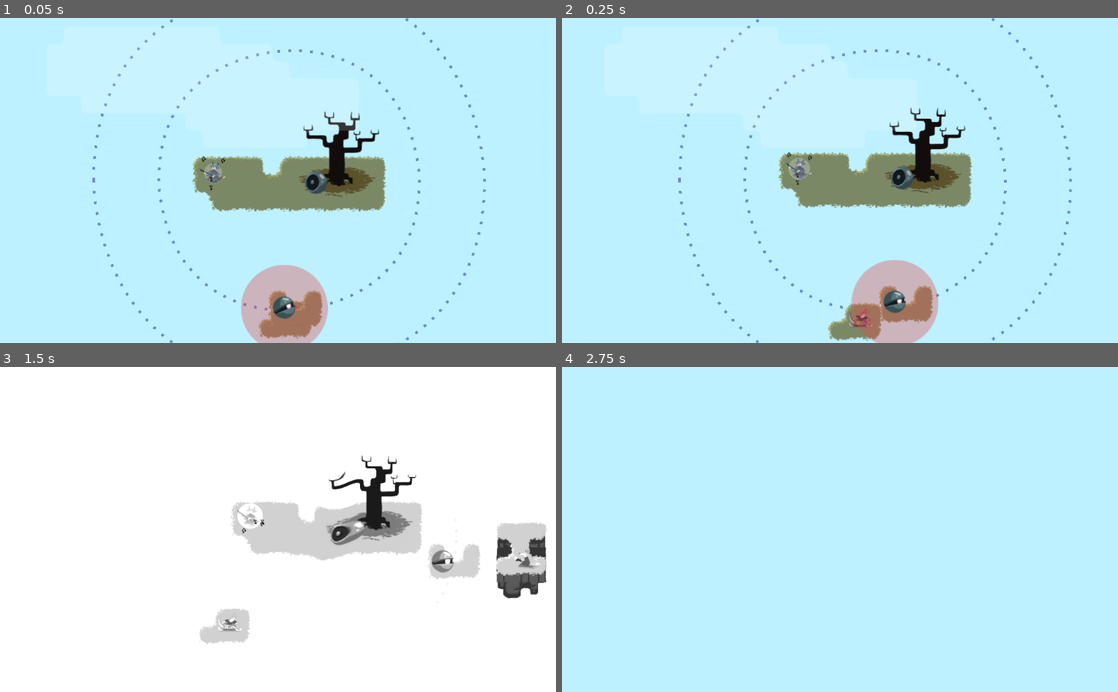
Above: before the commit, frames 1-4 (two rows, left to right).
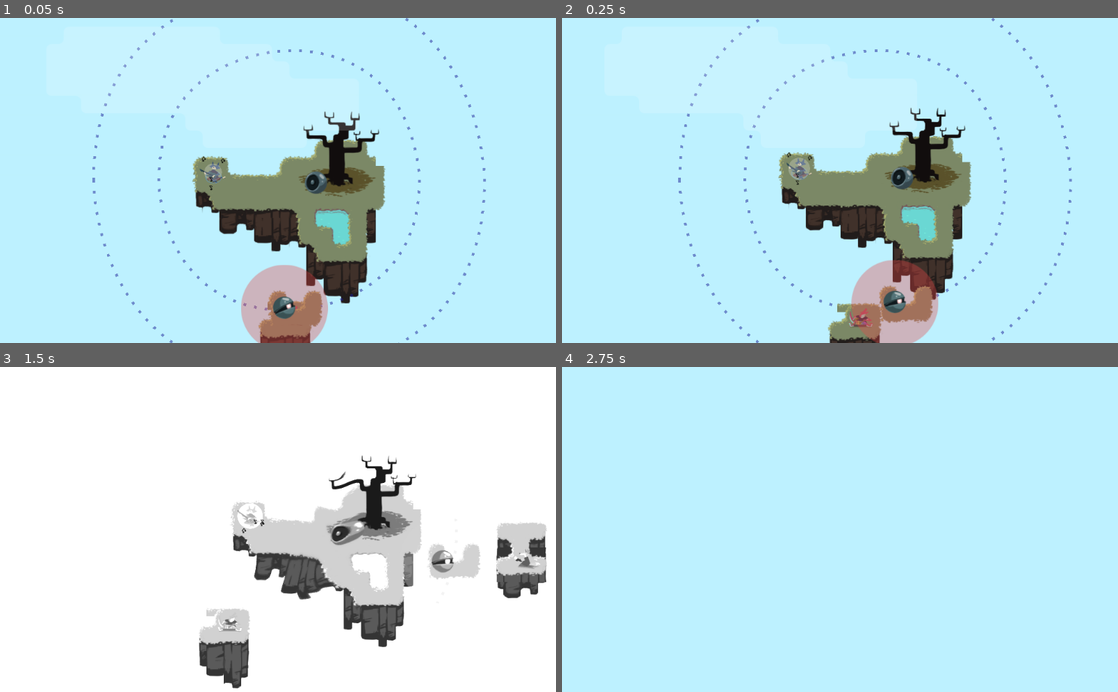
Above: after the commit, the same moments.

Repository: uspgamedev/skyjammers
Game: Godot game, scene res://stages/stage04.tscn
Same seed, same stepped clock (60 frames per second), same inputs: the game is played once before the commit and once after it. This scene is started directly instead of the project's main scene. Sound files missing from this copy of the repository are replaced by a short silence.
Inputs:
- Up to frame 1 (0.05 s): no input
- Up to frame 2 (0.25 s): no input
- Up to frame 3 (1.5 s): hold Space (action_play) 0.53-1.28 s; tap Space (action_play) at 1.35 s
- Up to frame 4 (2.75 s): hold Space (action_play) from 2.03 s (still down)

The runs differ from the first frame. In frame 1, 5.7% of the frame differs, in the area x 35-70%, y 37-100%; in frame 2, 5.6%; in frame 3, 6.0%, in the area x 35-76%, y 35-99%; in frame 4, nothing differs.
Error in both runs: Invalid call. Nonexistent function 'instance' in base 'Nil'. (res://progress/progress.gd:32)

Commit message:
more island making

Diff:
--- a/game/stages/stage02.tscn
+++ b/game/stages/stage02.tscn
@@ -105,6 +105,7 @@
 
 [node name="Path2D2" parent="Instruments" index="5" instance=ExtResource( 2 )]
 
+editor/display_folded = true
 curve = SubResource( 2 )
 
 [node name="PathFollow2D" parent="Instruments/Path2D2" index="0"]
@@ -114,6 +115,7 @@
 
 [node name="Island" parent="Instruments/Path2D2/PathFollow2D" index="0" instance=ExtResource( 3 )]
 
+editor/display_folded = true
 _sections_unfolded = [ "Cell", "Transform" ]
 
 [node name="Xylophone" parent="Instruments/Path2D2/PathFollow2D/Island" index="0" instance=ExtResource( 11 )]
@@ -134,6 +136,7 @@
 [editable path="Instruments/Island"]
 [editable path="Instruments/Island3"]
 [editable path="Instruments/Island4"]
+[editable path="Instruments/Island4/Goal"]
 [editable path="Instruments/Island2"]
 [editable path="Instruments/Path2D2"]
 [editable path="Instruments/Path2D2/PathFollow2D/Island"]
--- a/game/stages/stage04.tscn
+++ b/game/stages/stage04.tscn
@@ -29,13 +29,13 @@
 }
 _sections_unfolded = [ "Resource" ]
 
-[node name="Stage" instance=ExtResource( 1 )]
+[node name="Stage" index="0" instance=ExtResource( 1 )]
 
 initial_bard_path = NodePath("Instruments/Island/Bass")
 
 [node name="Island" parent="Instruments" index="0" instance=ExtResource( 2 )]
 
-tile_data = PoolIntArray( -65542, 0, 0, -65541, 1, 0, -65540, 2, 0, -65539, 1, 0, -65538, 3, 0, -65537, 0, 0, -131072, 1, 0, -131071, 2, 0, -131070, 1, 0, -131069, 2, 0, -131068, 1, 0, -131067, 3, 0, -6, 4, 0, -5, 9, 0, -4, 9, 0, -3, 6, 0, -2, 28, 0, -1, 31, 0, -65536, 6, 0, -65535, 6, 0, -65534, 6, 0, -65533, 6, 0, -65532, 6, 0, -65531, 7, 0, 65530, 12, 0, 65531, 19, 0, 65532, 6, 0, 65533, 6, 0, 65534, 6, 0, 65535, 6, 0, 0, 6, 0, 1, 5, 0, 2, 6, 0, 3, 6, 0, 4, 6, 0, 5, 11, 0, 131067, 12, 0, 131068, 13, 0, 131069, 14, 0, 131070, 13, 0, 131071, 14, 0, 65536, 13, 0, 65537, 14, 0, 65538, 13, 0, 65539, 14, 0, 65540, 13, 0, 65541, 15, 0 )
+tile_data = PoolIntArray( -196608, 22, 0, -196607, 22, 0, -196606, 22, 0, -196605, 22, 0, -65542, 22, 0, -65541, 22, 0, -65540, 22, 0, -65539, 22, 0, -65538, 22, 0, -65537, 22, 0, -131072, 22, 0, -131071, 22, 0, -131070, 22, 0, -131069, 22, 0, -131068, 22, 0, -131067, 22, 0, -6, 22, 0, -5, 22, 0, -4, 22, 0, -3, 22, 0, -2, 22, 0, -1, 22, 0, -65536, 22, 0, -65535, 22, 0, -65534, 22, 0, -65533, 22, 0, -65532, 22, 0, -65531, 22, 0, 65530, 22, 0, 65531, 22, 0, 65532, 22, 0, 65533, 22, 0, 65534, 22, 0, 65535, 22, 0, 0, 22, 0, 1, 22, 0, 2, 22, 0, 3, 22, 0, 4, 22, 0, 5, 22, 0, 6, 22, 0, 131067, 22, 0, 131068, 22, 0, 131069, 22, 0, 131070, 22, 0, 131071, 22, 0, 65536, 22, 0, 65537, 22, 0, 65538, 22, 0, 65539, 22, 0, 65540, 22, 0, 65541, 22, 0, 65542, 22, 0, 131072, 22, 0, 131073, 22, 0, 131074, 22, 0, 131075, 22, 0, 131076, 22, 0 )
 
 [node name="Goal" parent="Instruments/Island" index="0" instance=ExtResource( 3 )]
 
@@ -45,12 +45,21 @@
 
 position = Vector2( 50, 0 )
 
+[node name="Under" parent="Instruments/Island" index="2"]
+
+tile_data = PoolIntArray( -196607, 0, 0, -196606, 29, 0, -196605, 30, 0, -196604, 3, 0, -65542, 0, 0, -65541, 1, 0, -65540, 3, 0, -65537, 0, 0, -131072, 1, 0, -131071, 31, 0, -131070, 9, 0, -131069, 9, 0, -131068, 28, 0, -6, 4, 0, -4, 28, 0, -3, 29, 0, -2, 30, 0, -1, 31, 0, -65536, 9, 0, -65535, 9, 0, -65534, 9, 0, -65533, 9, 0, -65531, 20, 0, 65530, 64, 0, 65531, 66, 0, 65532, 9, 0, 65533, 9, 0, 65534, 9, 0, 65535, 9, 0, 0, 9, 0, 1, 9, 0, 2, 9, 0, 3, 9, 0, 5, 20, 0, 131066, 68, 0, 131067, 70, 0, 131068, 65, 0, 131069, 66, 0, 131070, 77, 0, 131071, 78, 0, 65536, 97, 0, 65537, 17, 0, 65538, 18, 0, 65539, 17, 0, 65540, 77, 0, 65541, 15, 0, 196604, 69, 0, 196605, 70, 0, 196606, 82, 0, 196607, 102, 0, 131072, 102, 0, 131076, 90, 0, 262142, 93, 0, 262143, 106, 0, 196608, 70, 0, 196609, 66, 0, 196612, 93, 0, 262145, 102, 0, 262146, 97, 0, 262147, 98, 0, 262148, 99, 0, 327681, 106, 0, 327682, 101, 0, 327683, 102, 0, 327684, 103, 0, 393218, 105, 0, 393219, 106, 0 )
+
+[node name="Under2" parent="Instruments/Island" index="3"]
+
+tile_data = PoolIntArray( -5, 6, 0, -65532, 9, 0, 65530, 12, 0, 65531, 19, 0, 4, 9, 0, 131067, 12, 0, 131068, 17, 0, 131069, 17, 0, 131070, 13, 0, 131071, 18, 0, 65536, 19, 0, 65537, 48, 0, 65538, 49, 0, 65539, 51, 0, 65540, 16, 0, 131072, 8, 0, 131073, 60, 0, 131074, 35, 0, 131075, 59, 0, 131076, 20, 0, 196608, 12, 0, 196609, 19, 0, 196610, 60, 0, 196611, 63, 0, 196612, 20, 0, 262145, 12, 0, 262146, 18, 0, 262147, 17, 0, 262148, 15, 0 )
+
 [node name="Bass" parent="Instruments/Island" index="4" instance=ExtResource( 5 )]
 
 position = Vector2( -140, -20 )
 
 [node name="Path2D" parent="Instruments" index="1" instance=ExtResource( 6 )]
 
+editor/display_folded = true
 curve = SubResource( 1 )
 cyclic = true
 speed = 0.1
@@ -62,6 +71,14 @@
 [node name="Island" parent="Instruments/Path2D/PathFollow2D" index="0" instance=ExtResource( 2 )]
 
 tile_data = PoolIntArray( -1, 0, 0, -65536, 2, 0, -65535, 3, 0, 65534, 0, 0, 65535, 31, 0, 0, 9, 0, 1, 7, 0, 131070, 12, 0, 131071, 13, 0, 65536, 14, 0, 65537, 15, 0 )
+
+[node name="Under" parent="Instruments/Path2D/PathFollow2D/Island" index="0"]
+
+tile_data = PoolIntArray( 131070, 76, 0, 131071, 77, 0, 65536, 78, 0, 65537, 79, 0, 196606, 88, 0, 196607, 85, 0, 131072, 82, 0, 131073, 87, 0, 262143, 93, 0, 196608, 90, 0, 196609, 91, 0, 262144, 94, 0 )
+
+[node name="Under2" parent="Instruments/Path2D/PathFollow2D/Island" index="1"]
+
+tile_data = PoolIntArray( -1, 29, 0 )
 
 [node name="Xylophone" parent="Instruments/Path2D/PathFollow2D/Island" index="2" instance=ExtResource( 7 )]
 
@@ -85,6 +102,7 @@
 
 [node name="Path2D2" parent="Instruments" index="2" instance=ExtResource( 6 )]
 
+editor/display_folded = true
 curve = SubResource( 2 )
 cyclic = true
 speed = 0.2
@@ -110,5 +128,7 @@
 position = Vector2( 10, 20 )
 
 
+[editable path="Instruments/Island"]
 [editable path="Instruments/Path2D"]
+[editable path="Instruments/Path2D/PathFollow2D/Island"]
 [editable path="Instruments/Path2D2/PathFollow2D2/Island"]
